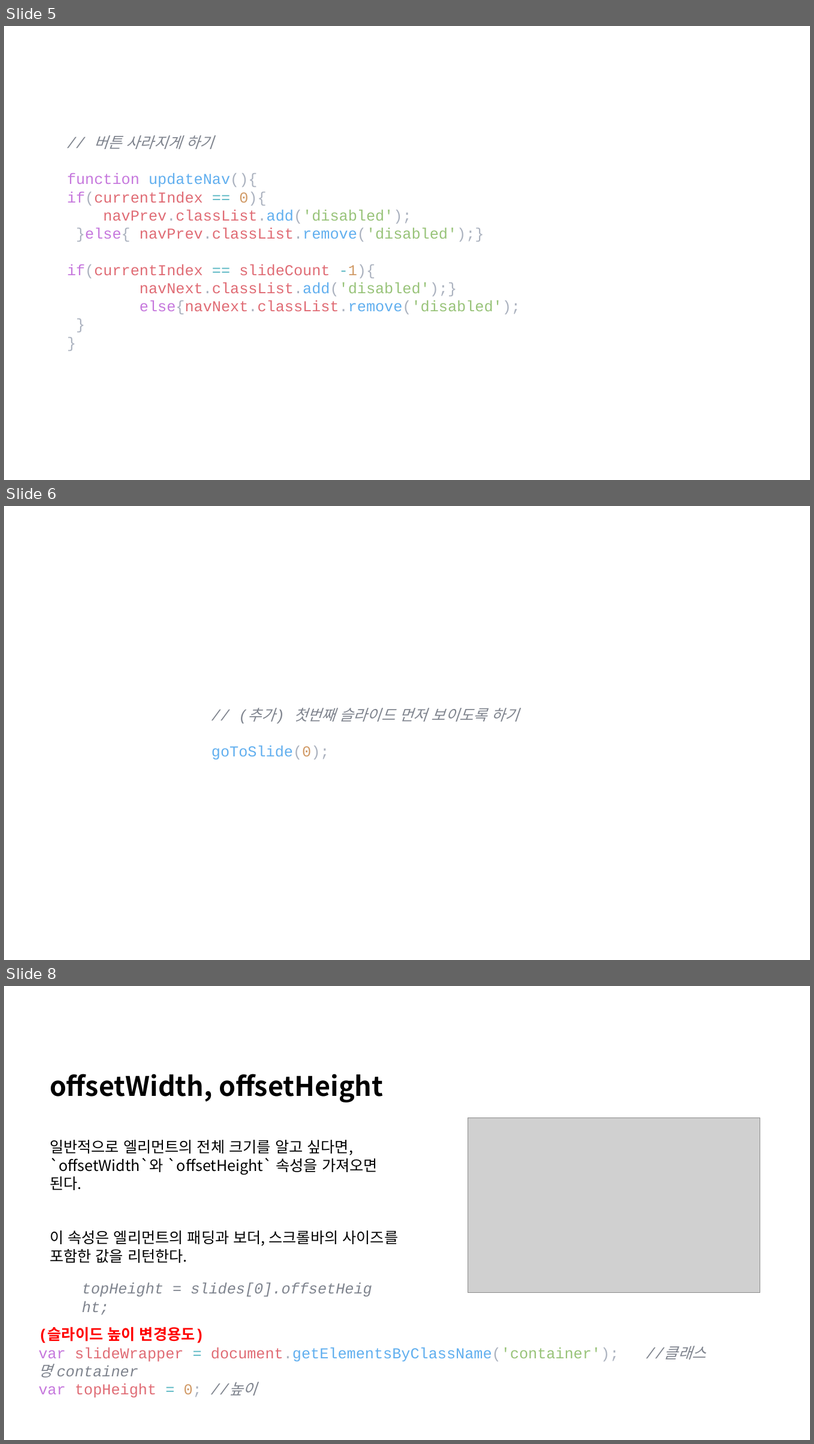
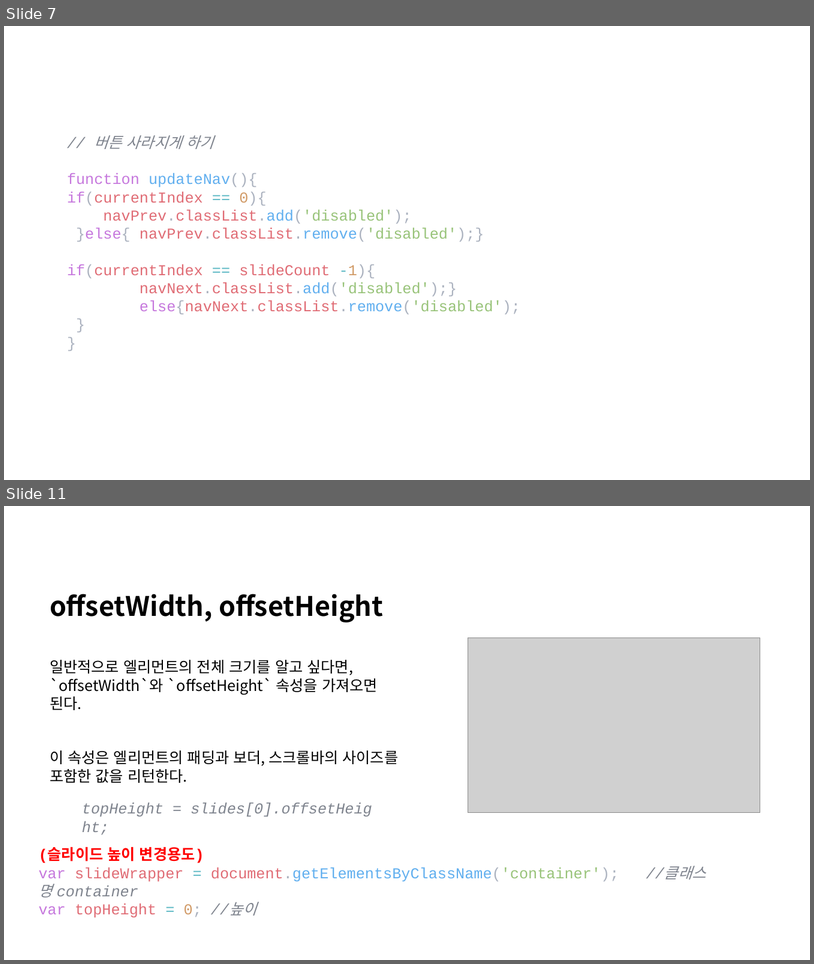
Before and after one commit to lsh58/Javascript, a slide deck: study/ex03_제작/추가내용.pptx. Shown one above the other, each under a label of ours: slides 5, 6 and 8 before the commit, slides 7 and 11 after it; the slides between them are not shown. The pictures are 814x1444 and 814x964 pixels, drawn with LibreOffice and Linux fonts; fonts in the diff are those of the drawing; grey boxes stand for pictures. Boxes give left, top, right and bottom in pixels: in the first picture for what was removed or moved away, otherwise in the second. Text is boxed around its words. In the diff, an @@ line names an element or a change of style, - is before the commit and + after.

```diff
--- a/study/ex03_제작/추가내용.pptx
+++ b/study/ex03_제작/추가내용.pptx
@@ slide 6 removed at <box>4,506,810,960</box>, background #FFFFFF @@
@@ text removed at <box>212,708,519,759</box> @@
-// (추가) 첫번째 슬라이드 먼저 보이도록 하기
-goToSlide(0);
@@ what was slide 5 is now slide 7 @@
@@ what was slide 8 is now slide 11 @@
```
Also in this commit, not shown: 2 slides changed, 6 slides added, 1 other slide removed, 1 other file.
